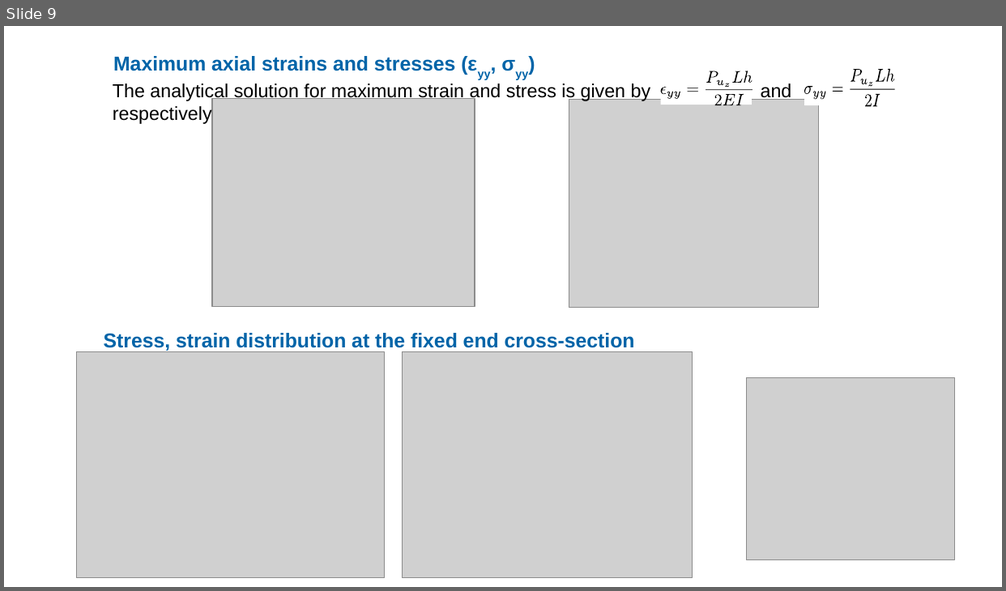
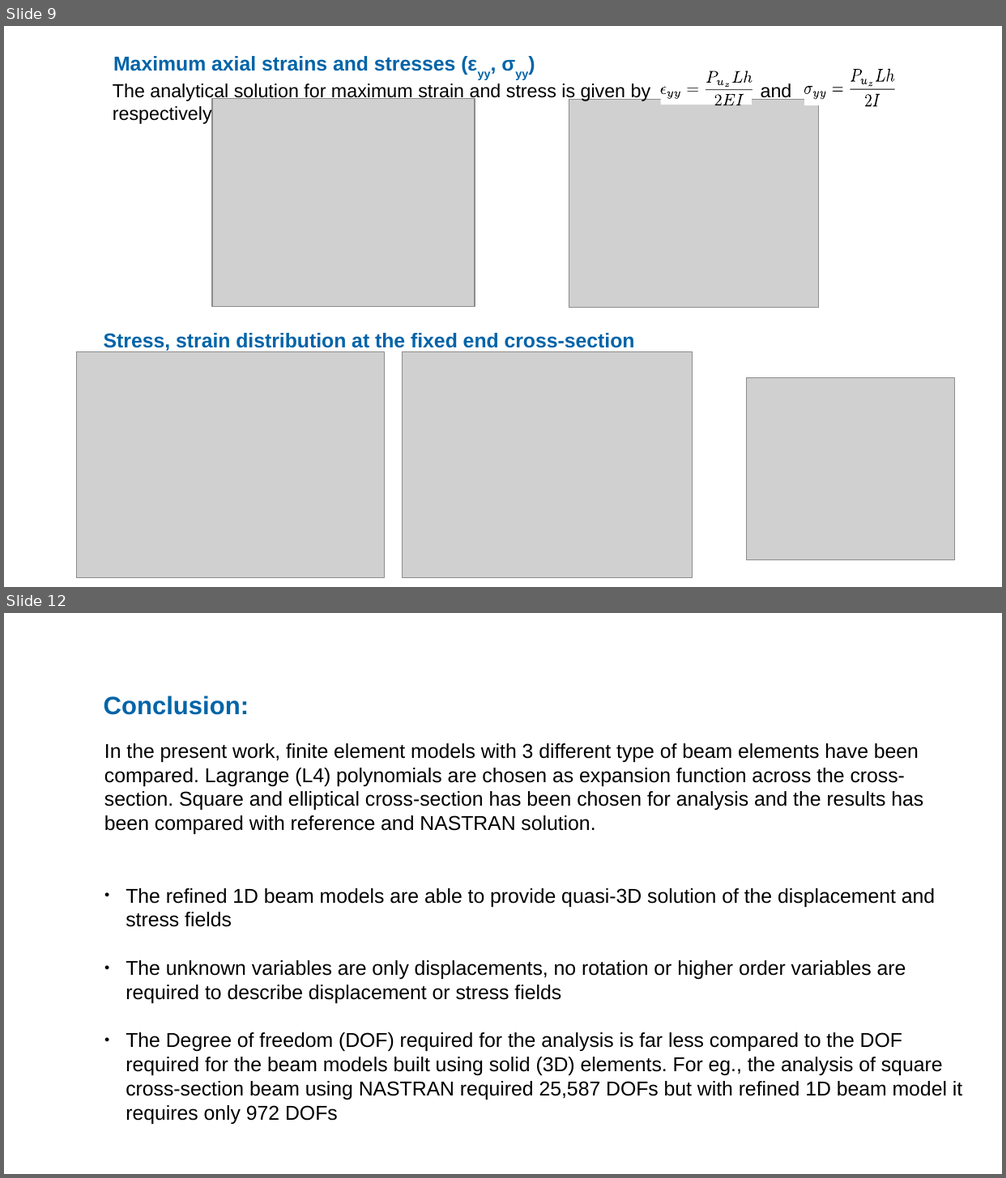
Before and after one commit to ARUN-PRAKASH-95/PPP-presentations, a slide deck: PPPSS19_63876_ARUN_PRAKASH_GANAPATHY.odp. Shown one above the other, each under a label of ours: slide 9 before the commit, slides 9 and 12 after it; the slides between them are not shown. The pictures are 1006x591 and 1006x1178 pixels, drawn with LibreOffice and Linux fonts; fonts in the diff are those of the drawing; grey boxes stand for pictures; background and template pictures are left out. Boxes give left, top, right and bottom in pixels: in the first picture for what was removed or moved away, otherwise in the second. Text is boxed around its words. In the diff, an @@ line names an element or a change of style, - is before the commit and + after.

```diff
--- a/PPPSS19_63876_ARUN_PRAKASH_GANAPATHY.odp
+++ b/PPPSS19_63876_ARUN_PRAKASH_GANAPATHY.odp
@@ slide 12 added at (4, 613, 1002, 1174), background #FFFFFF @@
@@ text added at (104, 696, 249, 715), 20 pt, text #0064A8, bold @@
+Conclusion:
@@ text added at (104, 743, 962, 1100), 16 pt, text #000000 @@
+In the present work, finite element models with 3 different type of beam elements have been compared. Lagrange (L4) polynomials are chosen as expansion function across the cross-section. Square and elliptical cross-section has been chosen for analysis and the results has been compared with reference and NASTRAN solution.
+● The refined 1D beam models are able to provide quasi-3D solution of the displacement and stress fields
+● The unknown variables are only displacements, no rotation or higher order variables are required to describe displacement or stress fields
+● The Degree of freedom (DOF) required for the analysis is far less compared to the DOF required for the beam models built using solid (3D) elements. For eg., the analysis of square cross-section beam using NASTRAN required 25,587 DOFs but with refined 1D beam model it requires only 972 DOFs
```
Also in this commit, not shown: 8 slides changed.
